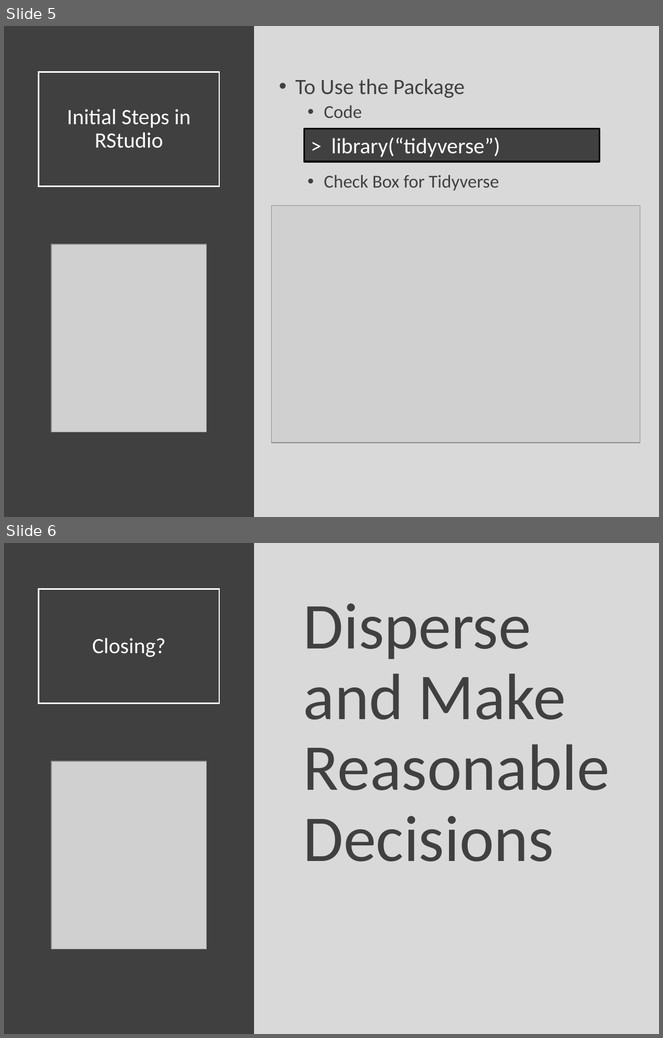
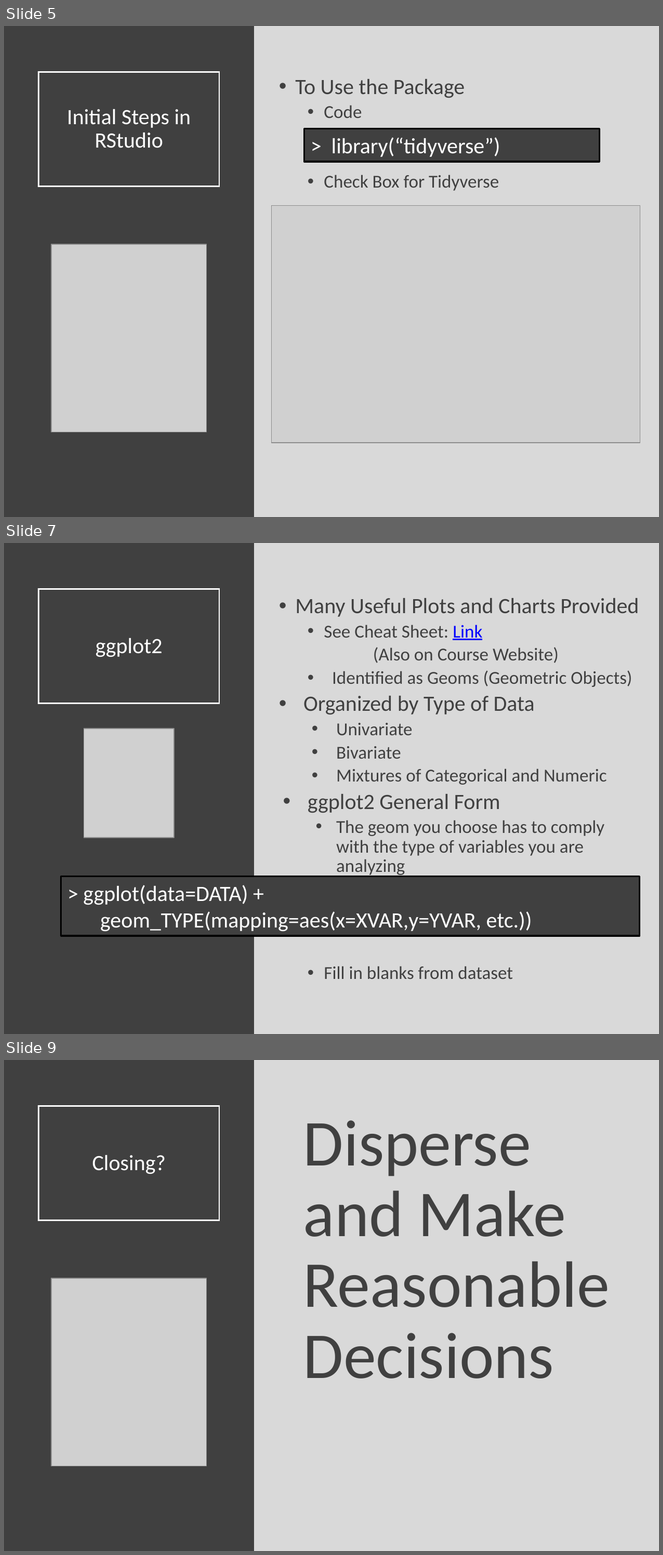
Before and after one commit to Yixf-Self/STOR320_WEBSITE, a slide deck: Lectures/Lecture 2/STOR 320 Lecture 2.pptx. Shown one above the other, each under a label of ours: slides 5 and 6 before the commit, slides 5, 7 and 9 after it; the slides between them are not shown. The pictures are 663x1038 and 663x1555 pixels, drawn with LibreOffice and Linux fonts; fonts in the diff are those of the drawing; grey boxes stand for pictures. Boxes give left, top, right and bottom in pixels: in the first picture for what was removed or moved away, otherwise in the second. Text is boxed around its words. In the diff, an @@ line names an element or a change of style, - is before the commit and + after.

```diff
--- a/Lectures/Lecture 2/STOR 320 Lecture 2.pptx
+++ b/Lectures/Lecture 2/STOR 320 Lecture 2.pptx
@@ slide 7 added at (4,543,659,1034), background #D9D9D9 @@
@@ rectangle added at (4,543,254,1034), fill #404040 @@
@@ title added at (39,589,220,704), outline #FFFFFF 1.5 pt, 24 pt, text #FFFFFF @@
+ggplot2
@@ text added at (295,598,639,979), 20 pt, text #404040 @@
+• Many Useful Plots and Charts Provided
+  • See Cheat Sheet: Link
+  (Also on Course Website)
+  • Identified as Geoms (Geometric Objects)
+• Organized by Type of Data
+  • Univariate
+  • Bivariate
+  • Mixtures of Categorical and Numeric
+• ggplot2 General Form
+  • The geom you choose has to comply with the type of variables you are analyzing
+  • Fill in blanks from dataset
@@ picture added at (84,729,175,838) @@
@@ rectangle added at (61,876,639,936), fill #404040, outline #000000 2 pt, 24 pt, text #FFFFFF @@
+> ggplot(data=DATA) +
+  geom_TYPE(mapping=aes(x=XVAR,y=YVAR, etc.))
@@ what was slide 6 is now slide 9 @@
```
Also in this commit, not shown: 1 slide changed, 2 other slides added, 2 other files.
